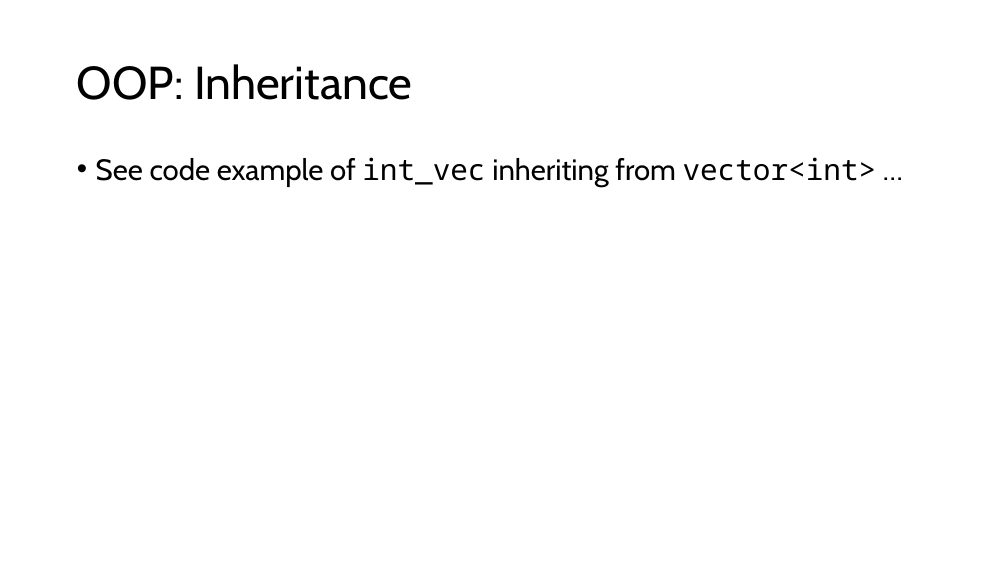
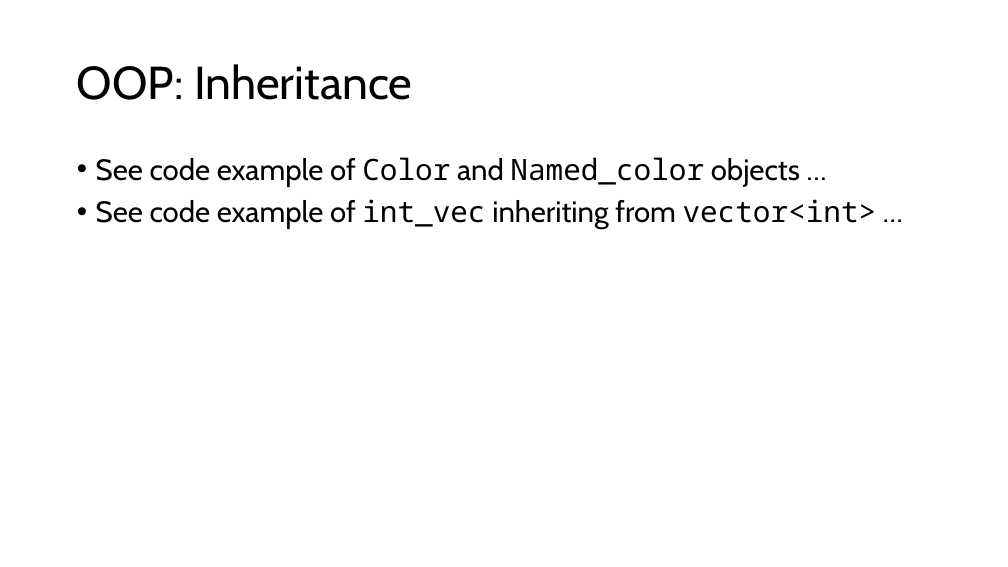
Before and after one commit to tjd1234/cmpt125spring2026, a slide deck: slide 8 of notes/week6/week6.pptx. Drawn at 1008x567 pixels with LibreOffice and Linux fonts; fonts in the diff are those of the drawing. Boxes give left, top, right and bottom in pixels: in the first picture for what was removed or moved away, otherwise in the second. Text is boxed around its words. In the diff, an @@ line names an element or a change of style, - is before the commit and + after.

```diff
--- a/notes/week6/week6.pptx
+++ b/notes/week6/week6.pptx
@@ text at (x1=96, y1=157, x2=800, y2=187): paragraph added @@
+• See code example of Color and Named_color objects …
```
Also in this commit, not shown: 8 other slides changed, 4 slides added, 12 other files.
